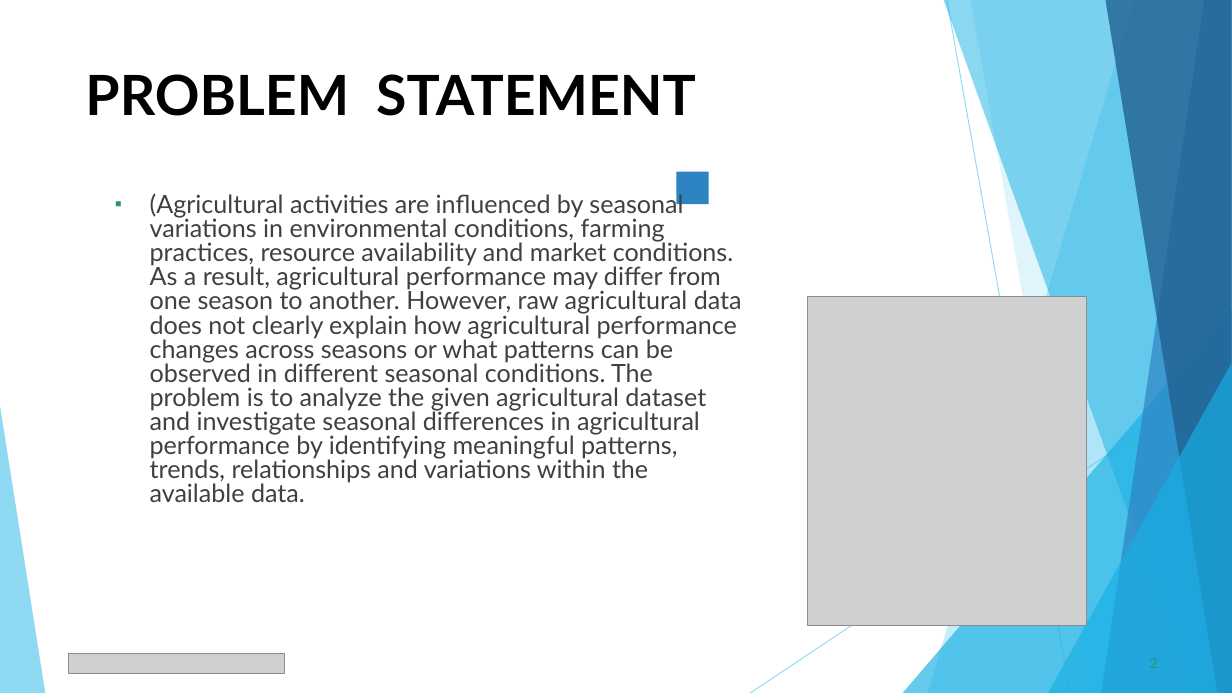
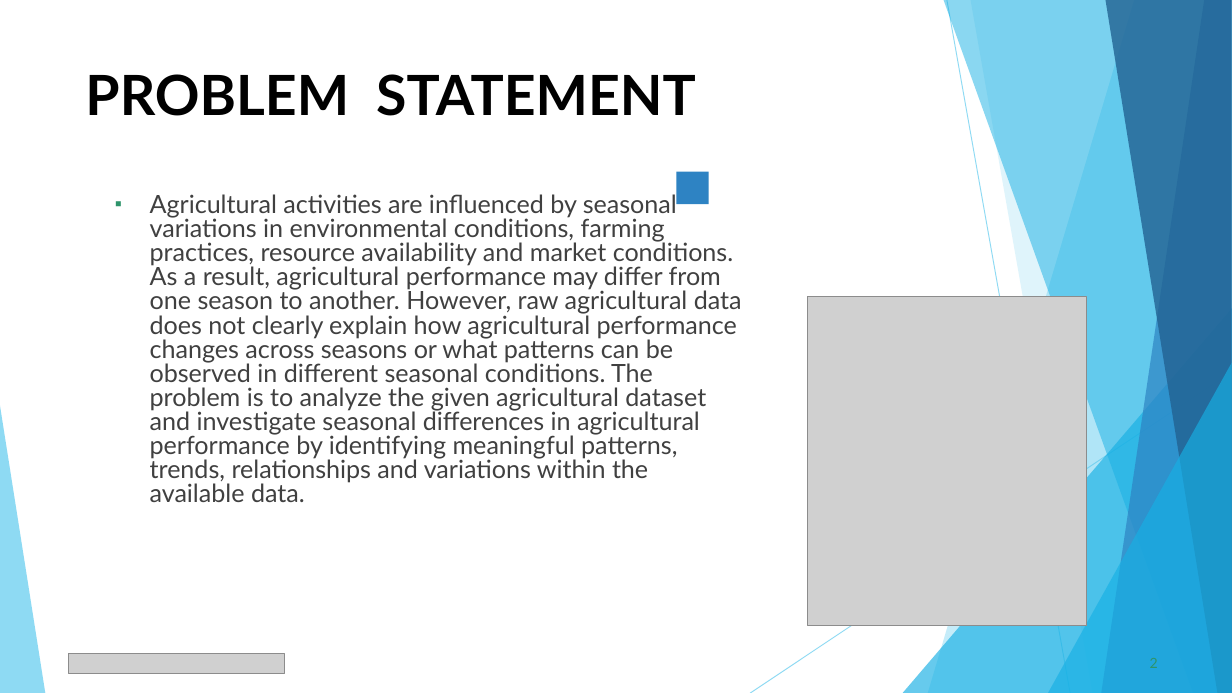
Before and after one commit to Shamika2231/Seasonal-Agriculture-Performance-Analysis, a slide deck: slide 2 of Seasonal_Agriculture_Performance_Analysis_PPT (1).pptx. Drawn at 1232x693 pixels with LibreOffice and Linux fonts; fonts in the diff are those of the drawing; grey boxes stand for pictures. Boxes give left, top, right and bottom in pixels: in the first picture for what was removed or moved away, otherwise in the second. Text is boxed around its words. In the diff, an @@ line names an element or a change of style, - is before the commit and + after.

```diff
--- a/Seasonal_Agriculture_Performance_Analysis_PPT (1).pptx
+++ b/Seasonal_Agriculture_Performance_Analysis_PPT (1).pptx
@@ text at (150, 192, 742, 502): text changed @@
-▪ (Agricultural activities are influenced by seasonal variations in environmental conditions, farming practices, resource availability and market conditions. As a result, agricultural performance may differ from one season to another. However, raw agricultural data does not clearly explain how agricultural performance changes across seasons or what patterns can be observed in different seasonal conditions. The problem is to analyze the given agricultural dataset and investigate seasonal differences in agricultural performance by identifying meaningful patterns, trends, relationships and variations within the available data.
+▪ Agricultural activities are influenced by seasonal variations in environmental conditions, farming practices, resource availability and market conditions. As a result, agricultural performance may differ from one season to another. However, raw agricultural data does not clearly explain how agricultural performance changes across seasons or what patterns can be observed in different seasonal conditions. The problem is to analyze the given agricultural dataset and investigate seasonal differences in agricultural performance by identifying meaningful patterns, trends, relationships and variations within the available data.
```
Also in this commit, not shown: 1 other slide changed.
